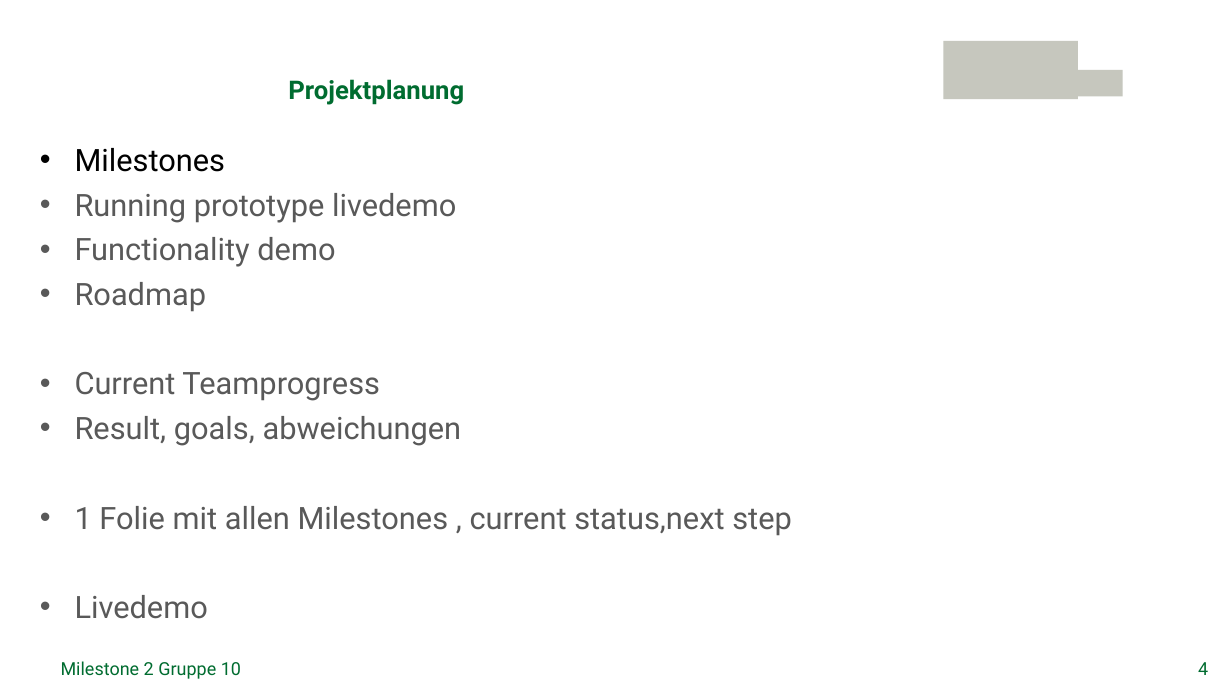
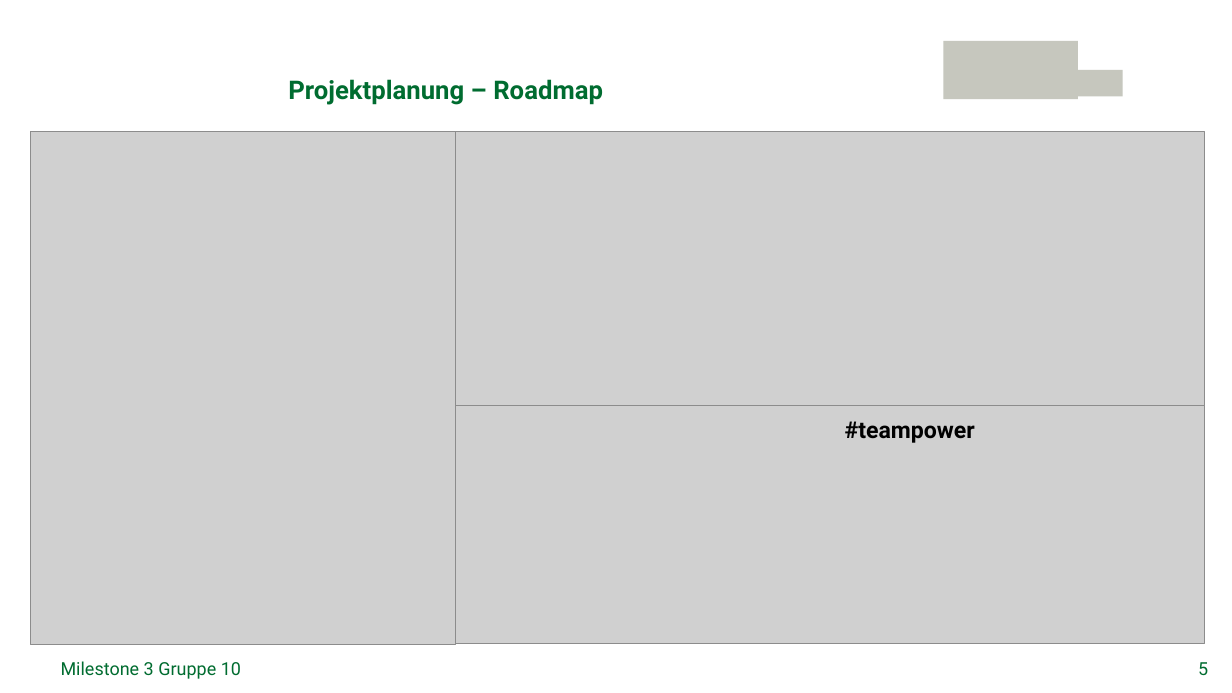
Before and after one commit to AlexandraMayer/InfoVis_Wetterdaten, a slide deck: slide 5 of Projektplanung/Präsentationen/InfoVis_Milestone3_Gruppe10_Vortrag_DominikGrenz.pptx (slide 4 before the commit). Drawn at 1232x693 pixels with LibreOffice and Linux fonts; fonts in the diff are those of the drawing; grey boxes stand for pictures; background and template pictures are left out. Boxes give left, top, right and bottom in pixels: in the first picture for what was removed or moved away, otherwise in the second. Text is boxed around its words. In the diff, an @@ line names an element or a change of style, - is before the commit and + after.

```diff
--- a/Projektplanung/Präsentationen/InfoVis_Milestone3_Gruppe10_Vortrag_DominikGrenz.pptx
+++ b/Projektplanung/Präsentationen/InfoVis_Milestone3_Gruppe10_Vortrag_DominikGrenz.pptx
@@ title at (288, 79, 603, 105): text changed @@
-Projektplanung
+Projektplanung – Roadmap
@@ picture added at (30, 132, 456, 645) @@
@@ text removed at (75, 148, 792, 619) @@
-• Milestones
-• Running prototype livedemo
-• Functionality demo
-• Roadmap
-• Current Teamprogress
-• Result, goals, abweichungen
-• 1 Folie mit allen Milestones , current status,next step
-• Livedemo
@@ picture added at (456, 132, 1205, 410) @@
@@ picture added at (456, 406, 1205, 644) @@
@@ text added at (845, 421, 975, 443), 18 pt, text #000000, bold @@
+#teampower
@@ text at (61, 661, 241, 679): text changed @@
-Milestone 2 Gruppe 10
+Milestone 3 Gruppe 10
@@ page number at (1198, 662, 1208, 675): text changed @@
-4
+5
```
Also in this commit, not shown: 7 other slides changed, 1 slide removed.
